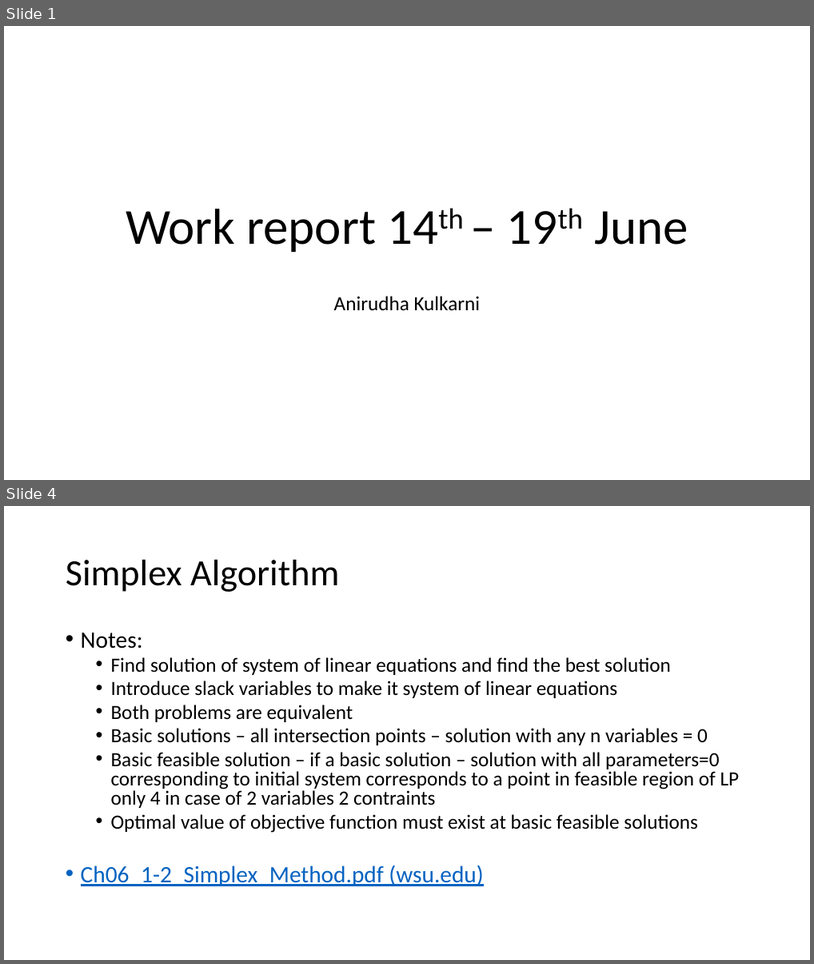
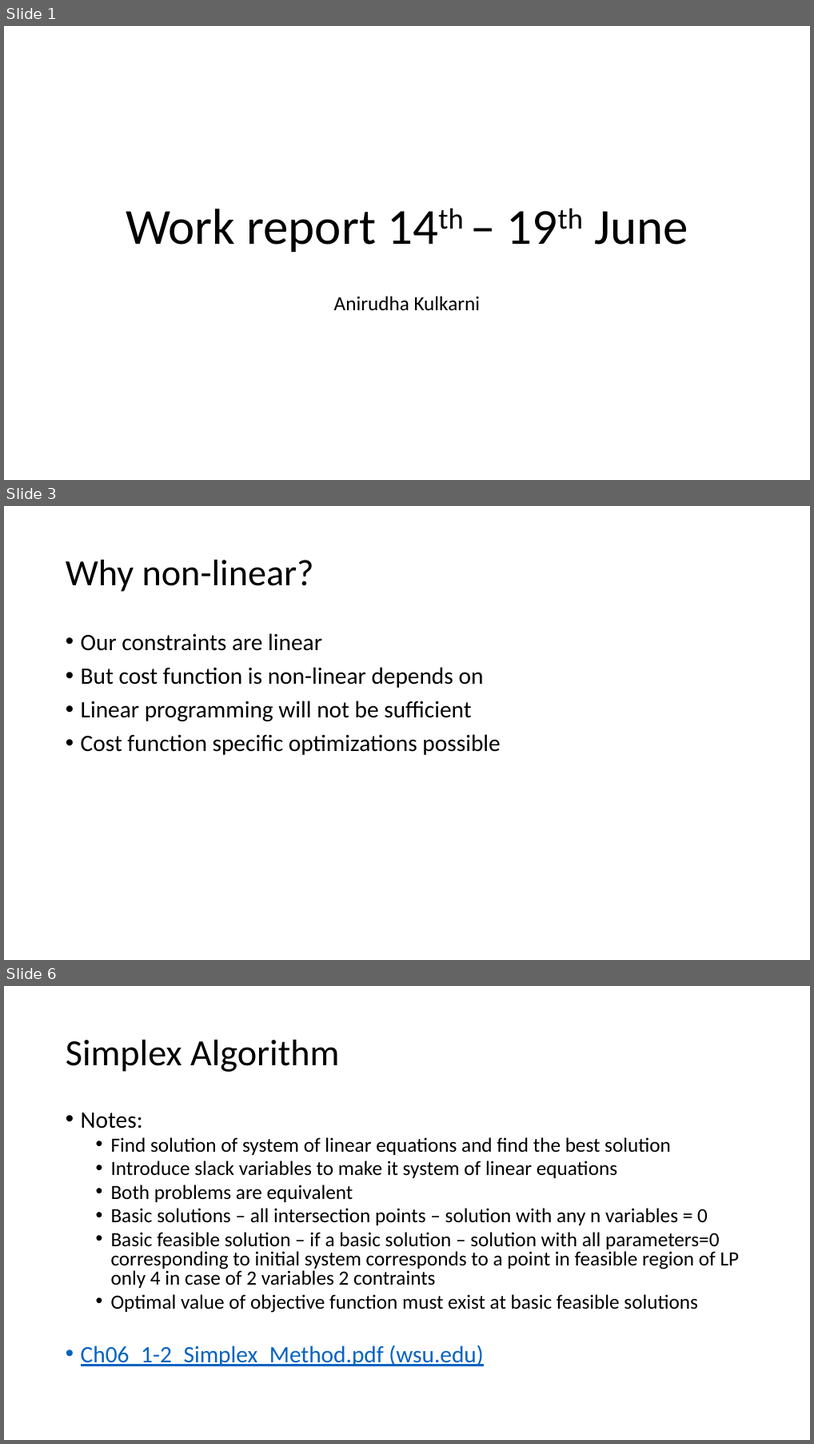
Before and after one commit to anirudhakulkarni/Parallel-MCMF-at-IISc-Research, a slide deck: week-3.pptx. Shown one above the other, each under a label of ours: slides 1 and 4 before the commit, slides 1, 3 and 6 after it; the slides between them are not shown. The pictures are 814x964 and 814x1444 pixels, drawn with LibreOffice and Linux fonts; fonts in the diff are those of the drawing. Boxes give left, top, right and bottom in pixels: in the first picture for what was removed or moved away, otherwise in the second. Text is boxed around its words. In the diff, an @@ line names an element or a change of style, - is before the commit and + after.

```diff
--- a/week-3.pptx
+++ b/week-3.pptx
@@ slide 3 added at bbox=[4, 506, 810, 960], background #FFFFFF @@
@@ title added at bbox=[66, 560, 314, 592], 44 pt, text #000000 @@
+Why non-linear?
@@ text added at bbox=[81, 633, 500, 755], 28 pt, text #000000 @@
+• Our constraints are linear
+• But cost function is non-linear depends on
+• Linear programming will not be sufficient
+• Cost function specific optimizations possible
@@ what was slide 4 is now slide 6 @@
```
Also in this commit, not shown: 6 slides changed, 1 other slide added, 5 slides removed, 24 other files.
